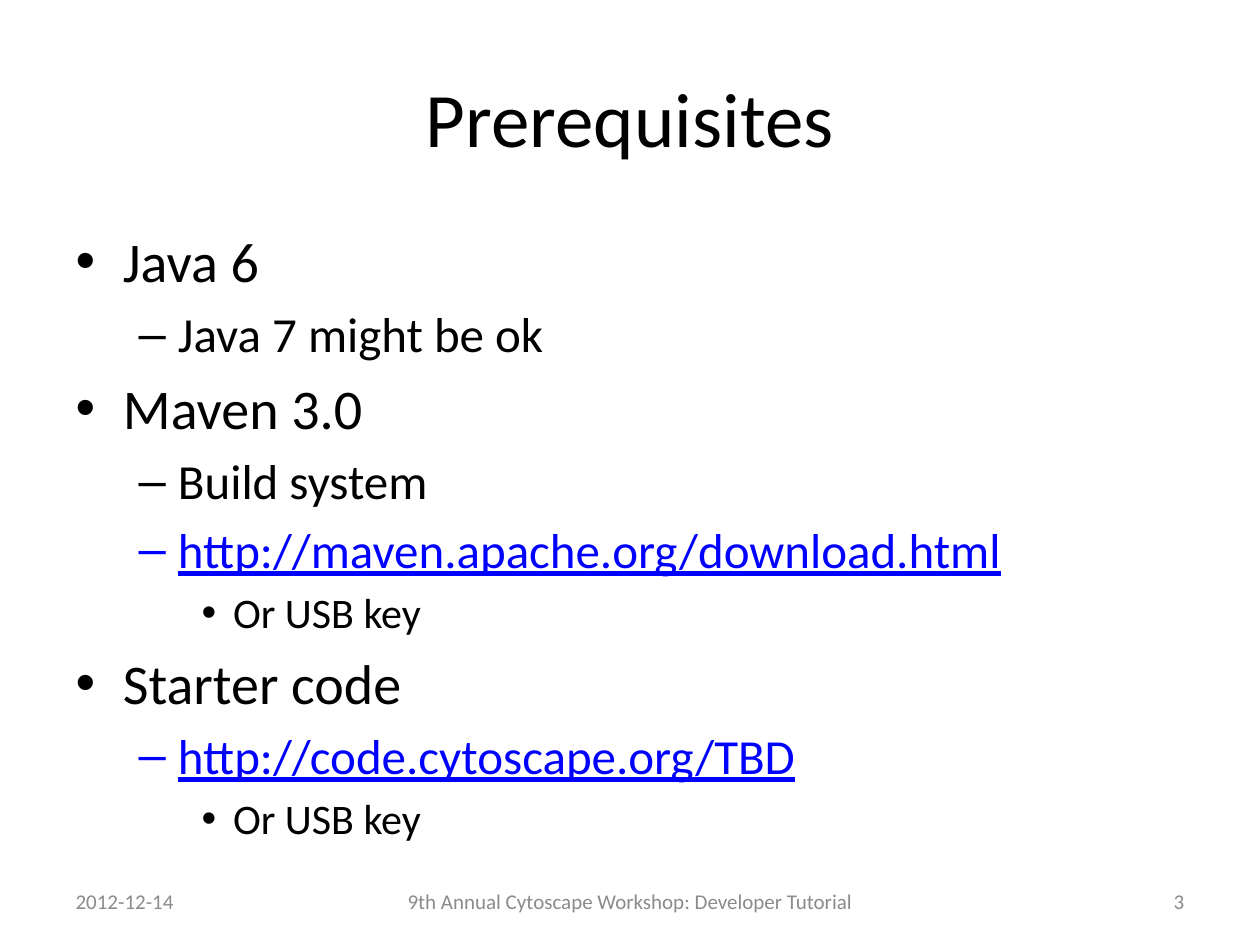
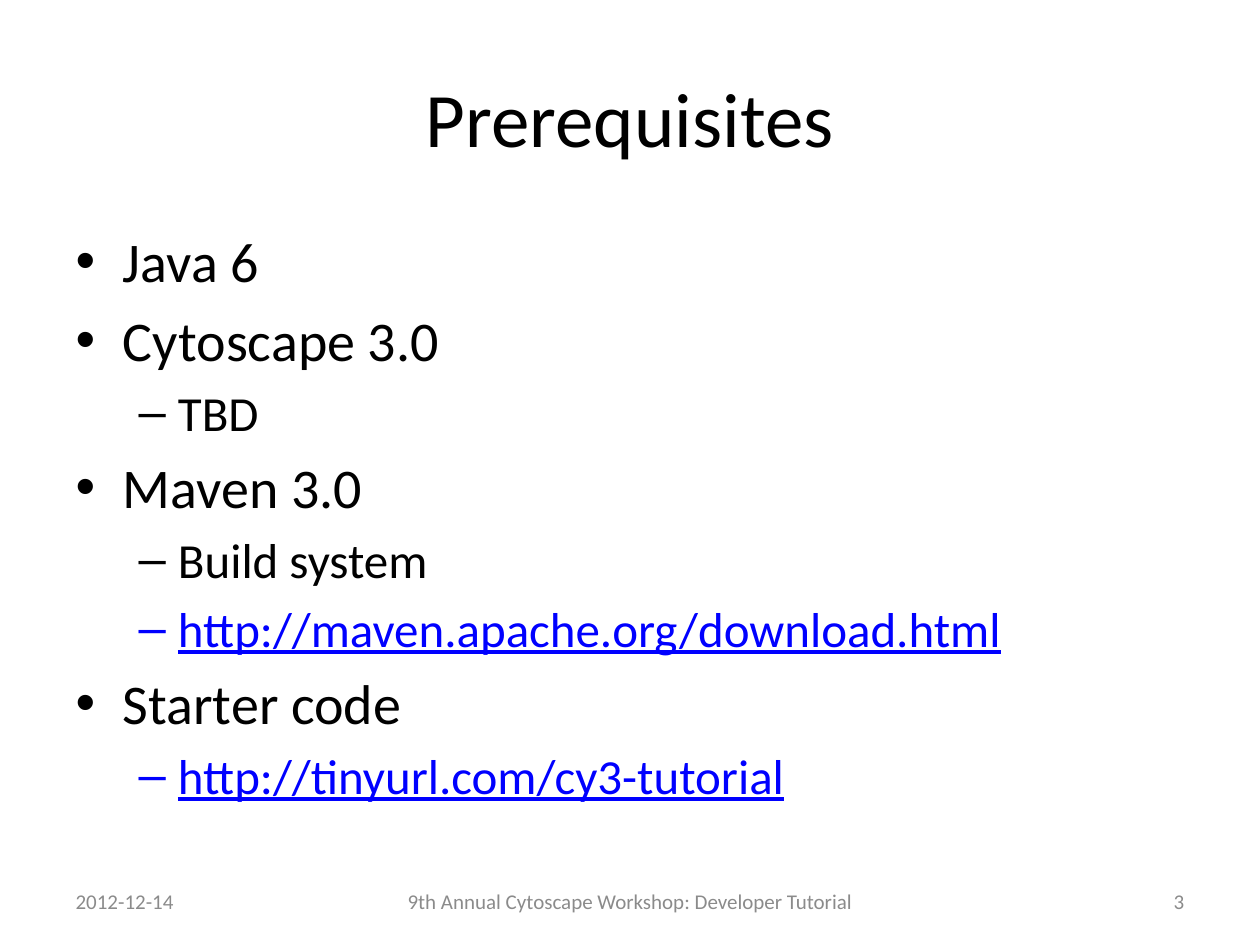
Before and after one commit to jrrmzz/cy3-dev-tutorial, a slide deck: slide 3 of slides.pptx. Drawn at 1260x945 pixels with LibreOffice and Linux fonts; fonts in the diff are those of the drawing. Boxes give left, top, right and bottom in pixels: in the first picture for what was removed or moved away, otherwise in the second. Text is boxed around its words. In the diff, an @@ line names an element or a change of style, - is before the commit and + after.

Commit message:
Updated slides

```diff
--- a/slides.pptx
+++ b/slides.pptx
@@ text at bbox=[123, 324, 439, 431]: text changed; size 28 to 32 pt @@
-  – Java 7 might be ok
+• Cytoscape 3.0
+  – TBD
@@ text at bbox=[233, 598, 421, 635]: paragraph removed @@
-    • Or USB key
@@ text at bbox=[178, 760, 784, 802]: text changed @@
-  – http://code.cytoscape.org/TBD
-    • Or USB key
+  – http://tinyurl.com/cy3-tutorial
```
Also in this commit, not shown: 1 other slide changed.
